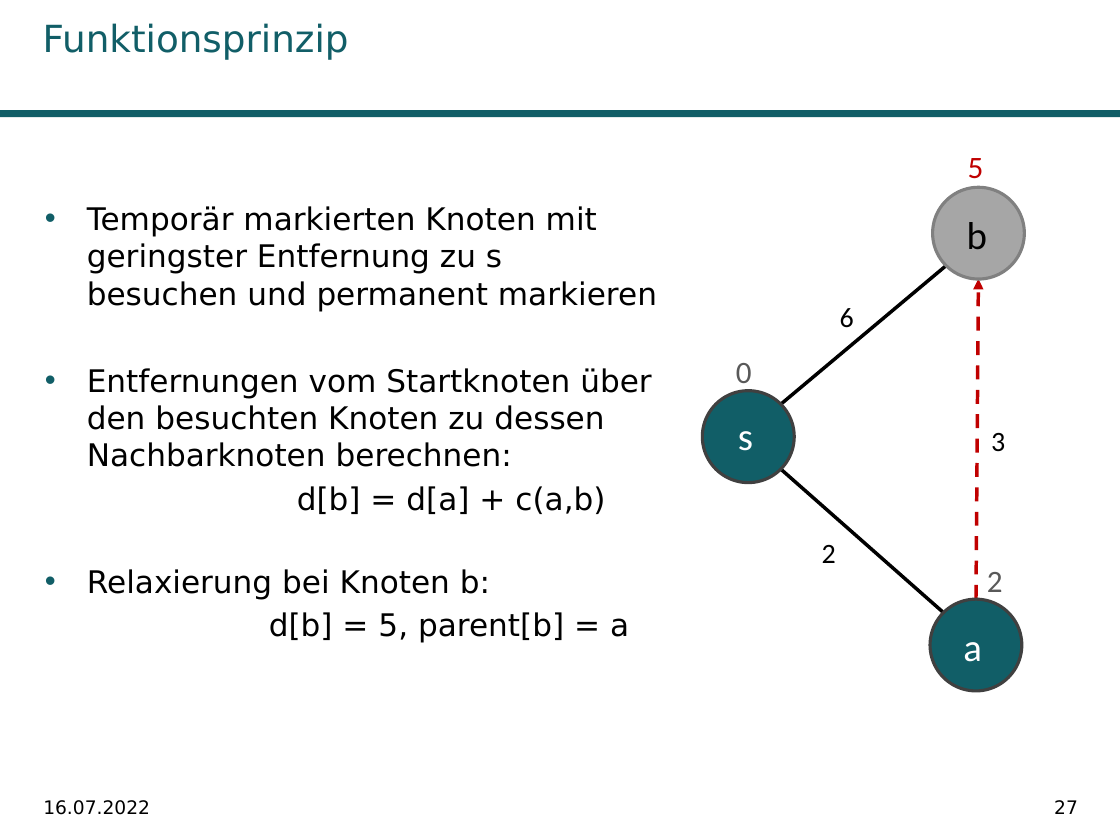
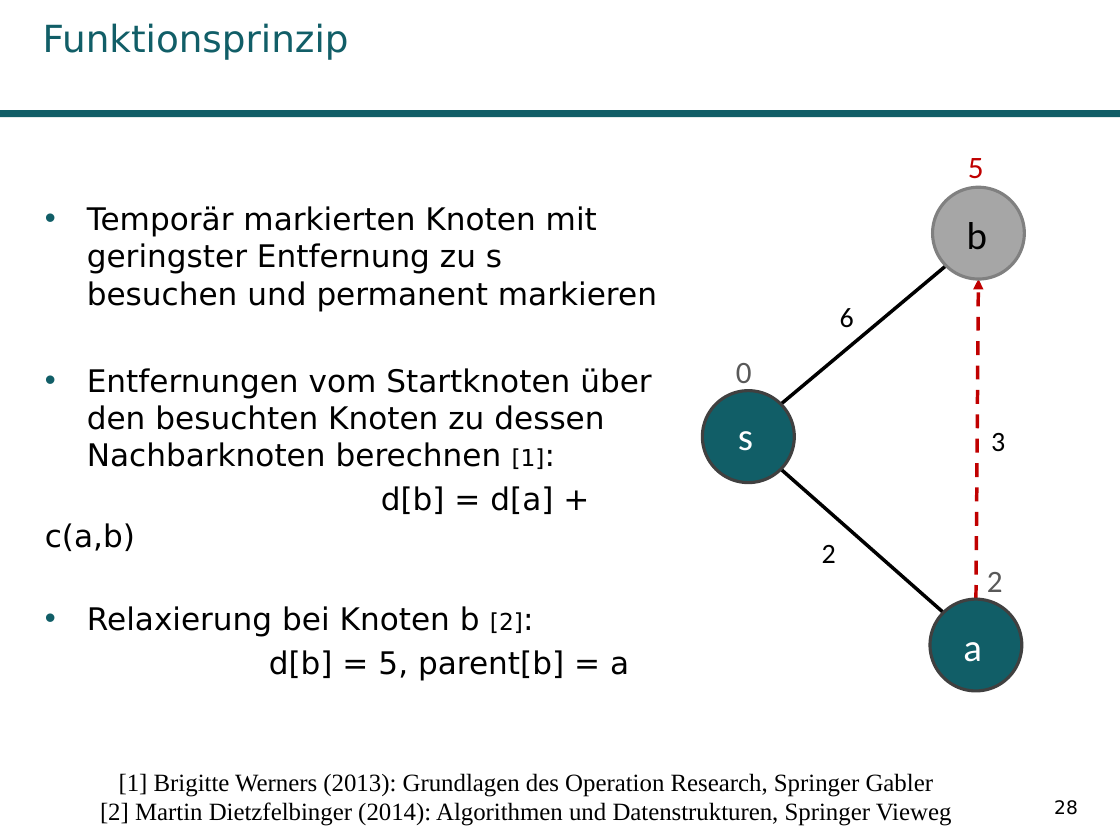
Before and after one commit to Kage0x3B/wissenschaftliches-arbeiten-praesentation, a slide deck: slide 28 of Präsentation Pfadplanungsalgorithmen.pptx (slide 27 before the commit). Drawn at 1120x840 pixels with LibreOffice and Linux fonts; fonts in the diff are those of the drawing; background and template pictures are left out. Boxes give left, top, right and bottom in pixels: in the first picture for what was removed or moved away, otherwise in the second. Text is boxed around its words. In the diff, an @@ line names an element or a change of style, - is before the commit and + after.

```diff
--- a/Präsentation Pfadplanungsalgorithmen.pptx
+++ b/Präsentation Pfadplanungsalgorithmen.pptx
@@ text at <box>87,368,651,469</box>: text changed @@
-• Entfernungen vom Startknoten über den besuchten Knoten zu dessen Nachbarknoten berechnen:
+• Entfernungen vom Startknoten über den besuchten Knoten zu dessen Nachbarknoten berechnen [1]:
@@ text at <box>87,606,523,637</box>: text changed @@
-• Relaxierung bei Knoten b:
+• Relaxierung bei Knoten b [2]:
@@ text added at <box>100,773,952,826</box>, 16 pt, text #000000 @@
+[1] Brigitte Werners (2013): Grundlagen des Operation Research, Springer Gabler
+[2] Martin Dietzfelbinger (2014): Algorithmen und Datenstrukturen, Springer Vieweg
@@ text removed at <box>43,800,150,815</box> @@
-16.07.2022
@@ page number at <box>1054,800,1078,815</box>: text changed @@
-27
+28
```
Also in this commit, not shown: 38 other slides changed, 4 slides added, 2 slides removed, 1 other file.
